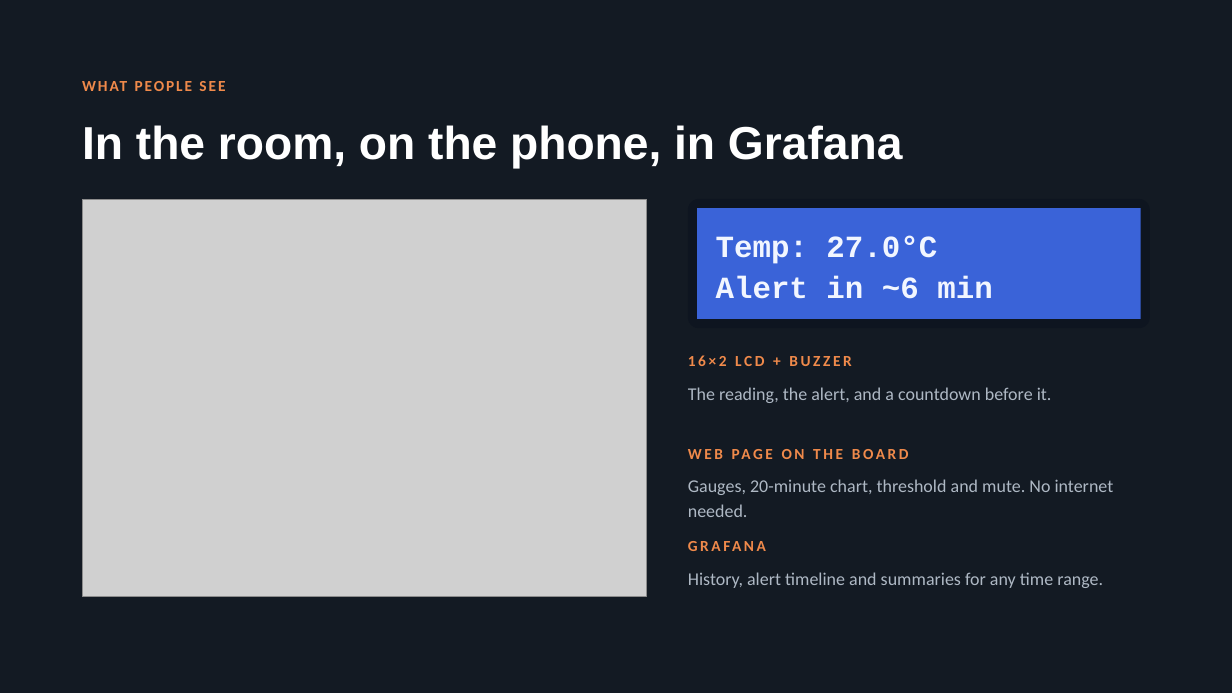
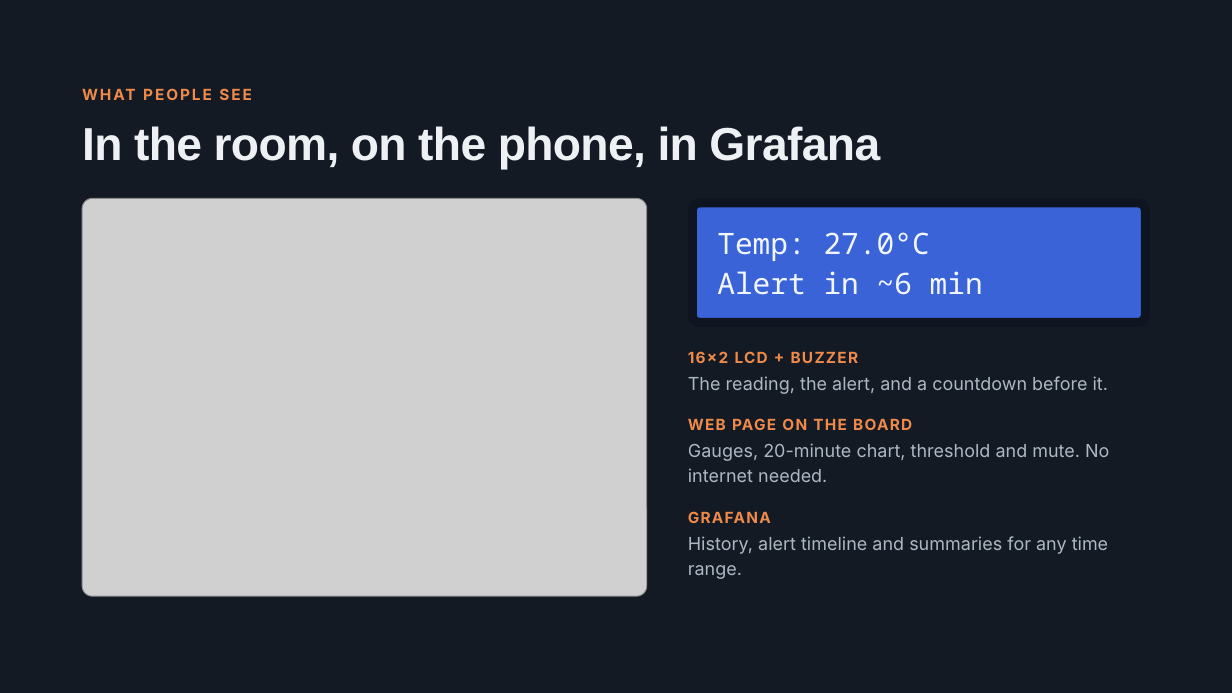
Before and after one commit to tringo286/smart-room-temperature-monitor, a slide deck: slide 4 of docs/presentation/smart-room-presentation.pptx. Drawn at 1232x693 pixels with LibreOffice and Linux fonts; fonts in the diff are those of the drawing; grey boxes stand for pictures. Boxes give left, top, right and bottom in pixels: in the first picture for what was removed or moved away, otherwise in the second. Text is boxed around its words. In the diff, an @@ line names an element or a change of style, - is before the commit and + after.

```diff
--- a/docs/presentation/smart-room-presentation.pptx
+++ b/docs/presentation/smart-room-presentation.pptx
@@ text "WHAT PEOPLE SEE" at [82,82,1182,106]: font Calibri to Inter; line spacing 1 to 16.8pt; less space between paragraphs @@
@@ title "In the room, on the ..." at [82,126,880,170]: text colour #FFFFFF to #EEF1F4, letter spacing 0 to -0.5 pt; line spacing 1 to 41.4pt @@
@@ rounded rectangle removed at [82,199,647,597] @@
@@ rounded rectangle: place and size @@
-rounded rectangle at [688,199,1150,328]
+rounded rectangle at [692,203,1145,323]
@@ rounded rectangle at [692,203,1145,323]: fill #0E1520 to #3A63D8; outline none to #0E1520 7 pt; proportions changed @@
@@ rectangle removed at [697,208,1141,319] @@
@@ text at [716,235,937,264]: paragraph removed @@
-Temp: 27.0°C
@@ text added at [717,232,930,261], 23 pt, text #F2F6FF @@
+Temp: 27.0°C
@@ text "Alert in ~6 min": place and size @@
-text "Alert in ~6 min" at [716,235,992,299]
+text "Alert in ~6 min" at [717,271,983,295]
@@ text "Alert in ~6 min" at [717,271,983,295]: size 24 to 23 pt, font Courier New to Noto Sans Mono, bold off; line spacing 1.1 to 27.6pt; vertical alignment middle to top @@
@@ text "The reading, the alert, and ...": place and size @@
-text "The reading, the alert, and ..." at [688,387,1052,403]
+text "The reading, the alert, and ..." at [688,376,1108,394]
@@ text "WEB PAGE ON THE BOARD": place and size @@
-text "WEB PAGE ON THE BOARD" at [688,444,1150,471]
+text "WEB PAGE ON THE BOARD" at [688,418,912,430]
@@ text "Gauges, 20-minute chart, threshold and ...": place and size @@
-text "Gauges, 20-minute chart, threshold and ..." at [688,479,1114,517]
+text "Gauges, 20-minute chart, threshold and ..." at [688,443,1109,482]
@@ font Calibri to Inter, letter spacing 2 to 1 pt; line spacing 1 to 16.8pt in 3 elements at [688,351,859,363], [688,418,912,430], [688,511,771,523] @@
@@ text "GRAFANA": place and size @@
-text "GRAFANA" at [688,536,1150,564]
+text "GRAFANA" at [688,511,771,523]
@@ font Calibri to Inter; line spacing 1.15 to 19.6pt in 3 elements at [688,376,1108,394], [688,443,1109,482], [688,536,1108,579] @@
@@ text "History, alert timeline and summaries ...": place and size @@
-text "History, alert timeline and summaries ..." at [688,572,1103,588]
+text "History, alert timeline and summaries ..." at [688,536,1108,579]
```
Also in this commit, not shown: 6 other slides changed, 1 other file.
